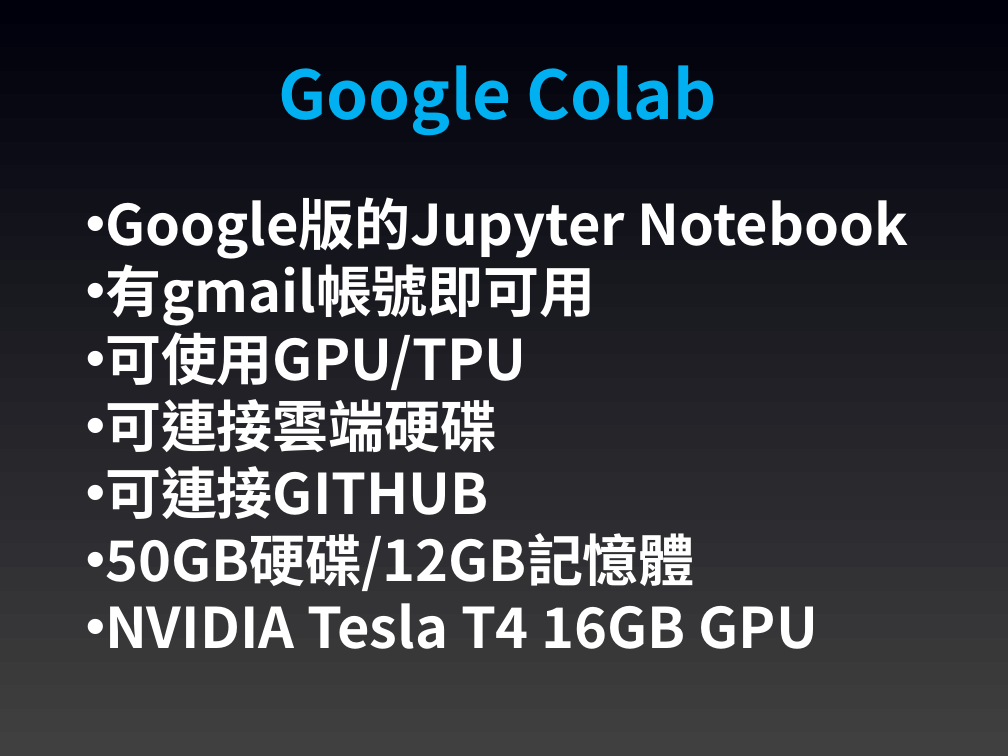
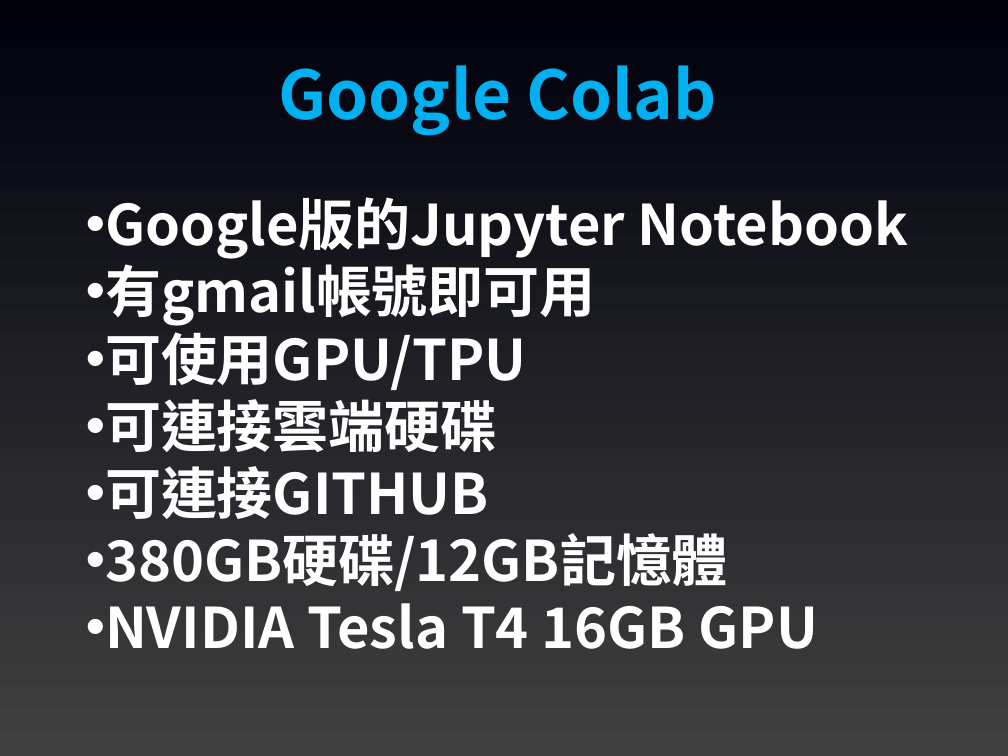
Before and after one commit to joshhu/hackthon_cht, a slide deck: slide 24 of 00 - Python環境介紹.pptx. Drawn at 1008x756 pixels with LibreOffice and Linux fonts; fonts in the diff are those of the drawing. Boxes give left, top, right and bottom in pixels: in the first picture for what was removed or moved away, otherwise in the second. Text is boxed around its words. In the diff, an @@ line names an element or a change of style, - is before the commit and + after.

```diff
--- a/00 - Python環境介紹.pptx
+++ b/00 - Python環境介紹.pptx
@@ text at <box>105,533,728,591</box>: text changed @@
-• 50GB硬碟/12GB記憶體
+• 380GB硬碟/12GB記憶體
```
Also in this commit, not shown: 1 slide added, 5 other files.
